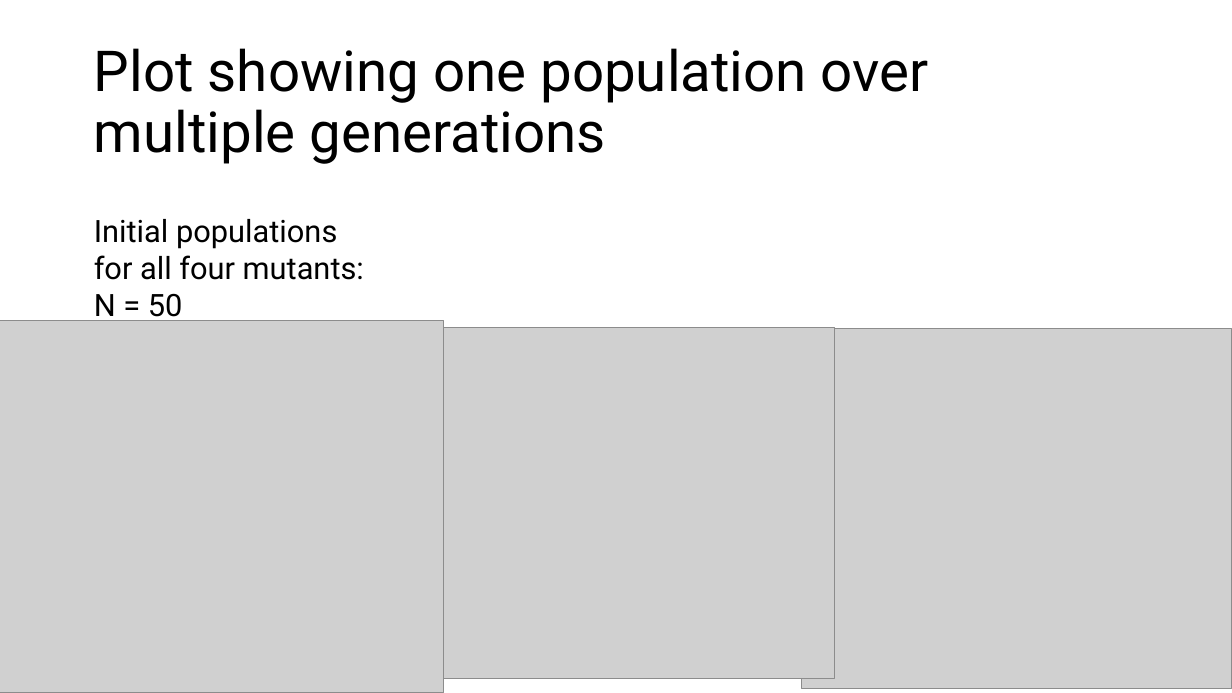
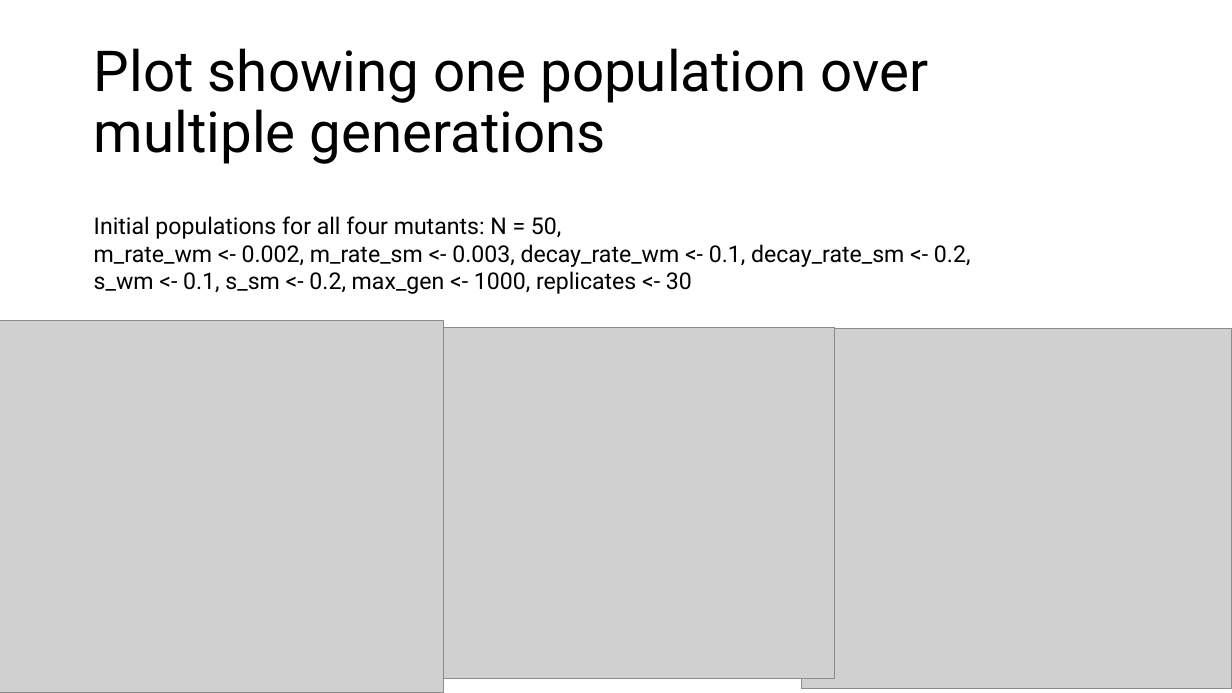
Before and after one commit to Julia-Eggenschwiler/THEEproject_Jaelle_Julia, a slide deck: slide 8 of THEE_project.pptx. Drawn at 1232x693 pixels with LibreOffice and Linux fonts; fonts in the diff are those of the drawing; grey boxes stand for pictures. Boxes give left, top, right and bottom in pixels: in the first picture for what was removed or moved away, otherwise in the second. Text is boxed around its words. In the diff, an @@ line names an element or a change of style, - is before the commit and + after.

Commit message:
final version PP

```diff
--- a/THEE_project.pptx
+++ b/THEE_project.pptx
@@ text at bbox=[94, 216, 971, 294]: text changed; size 24 to 18 pt @@
-Initial populations for all four mutants: N = 50
+Initial populations for all four mutants: N = 50,
+m_rate_wm <- 0.002, m_rate_sm <- 0.003, decay_rate_wm <- 0.1, decay_rate_sm <- 0.2,
+s_wm <- 0.1, s_sm <- 0.2, max_gen <- 1000, replicates <- 30
```
Also in this commit, not shown: 1 other slide changed.
